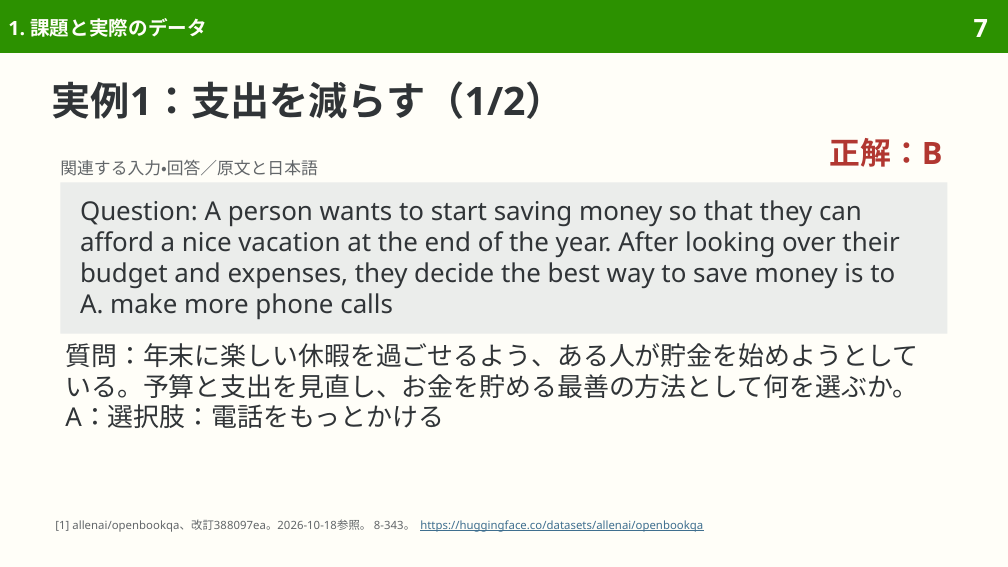
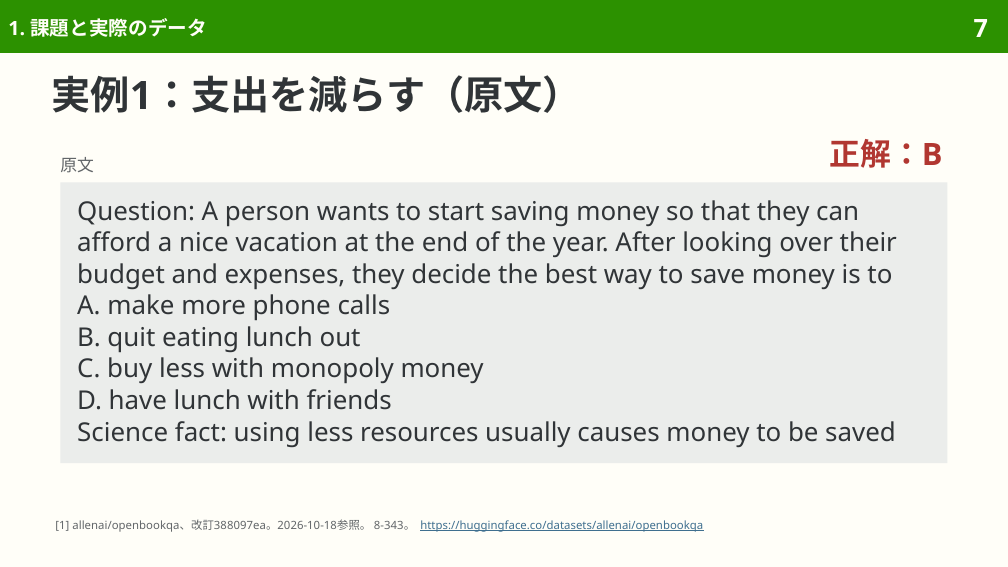
Before and after one commit to sasakiy84/datasets-in-10-minutes, a slide deck: slide 7 of slides/datasets-in-10-minutes-openbookqa.pptx. Drawn at 1008x567 pixels with LibreOffice and Linux fonts; fonts in the diff are those of the drawing. Boxes give left, top, right and bottom in pixels: in the first picture for what was removed or moved away, otherwise in the second. Text is boxed around its words. In the diff, an @@ line names an element or a change of style, - is before the commit and + after.

```diff
--- a/slides/datasets-in-10-minutes-openbookqa.pptx
+++ b/slides/datasets-in-10-minutes-openbookqa.pptx
@@ title at (52, 75, 583, 113): text changed @@
-実例1：支出を減らす（1/2）
+実例1：支出を減らす（原文）
@@ text removed at (60, 160, 317, 176) @@
-関連する入力・回答／原文と日本語
@@ text added at (60, 157, 94, 173), 12 pt, text #626669 @@
+原文
@@ rectangle "Question: A person wants to ...": place and size @@
-rectangle "Question: A person wants to ..." at (60, 182, 948, 334)
+rectangle "Question: A person wants to ..." at (60, 182, 948, 464)
@@ rectangle "Question: A person wants to ..." at (60, 182, 948, 464): vertical alignment middle to top @@
@@ text in rectangle at (77, 200, 897, 321): line spacing 22pt to 22.6pt @@
@@ text in rectangle at (77, 326, 896, 447): paragraphs added @@
+B. quit eating lunch out
+C. buy less with monopoly money
+D. have lunch with friends
+Science fact: using less resources usually causes money to be saved
@@ text removed at (65, 343, 918, 428) @@
-質問：年末に楽しい休暇を過ごせるよう、ある人が貯金を始めようとしている。予算と支出を見直し、お金を貯める最善の方法として何を選ぶか。
-A：選択肢：電話をもっとかける
```
Also in this commit, not shown: 12 other slides changed, 5 slides removed, 9 other files.
